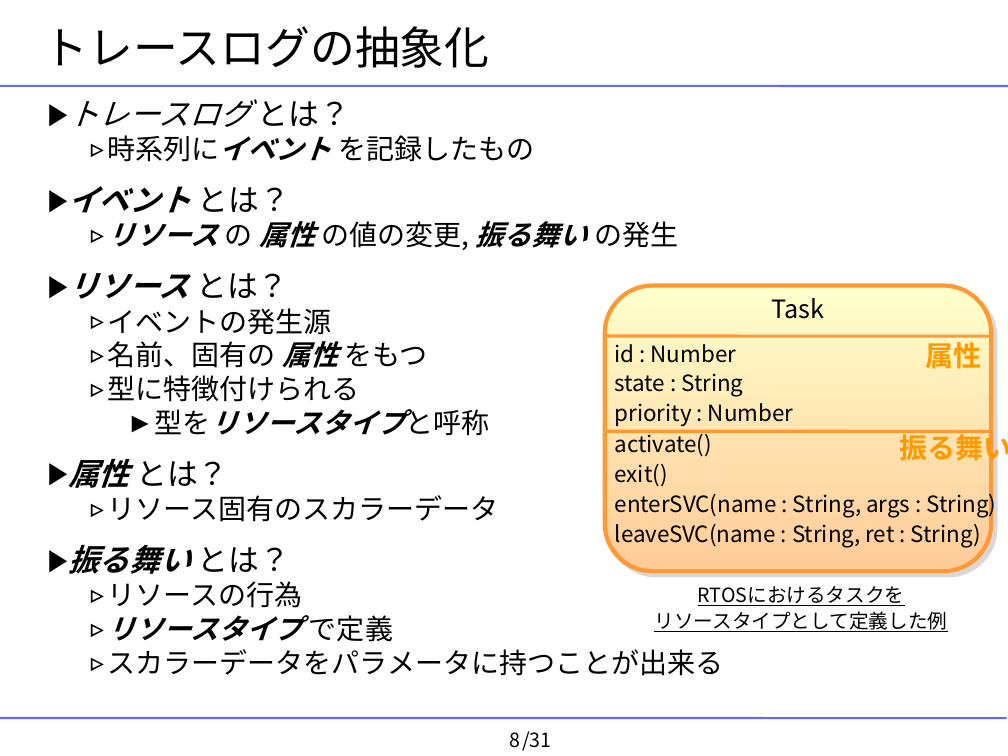
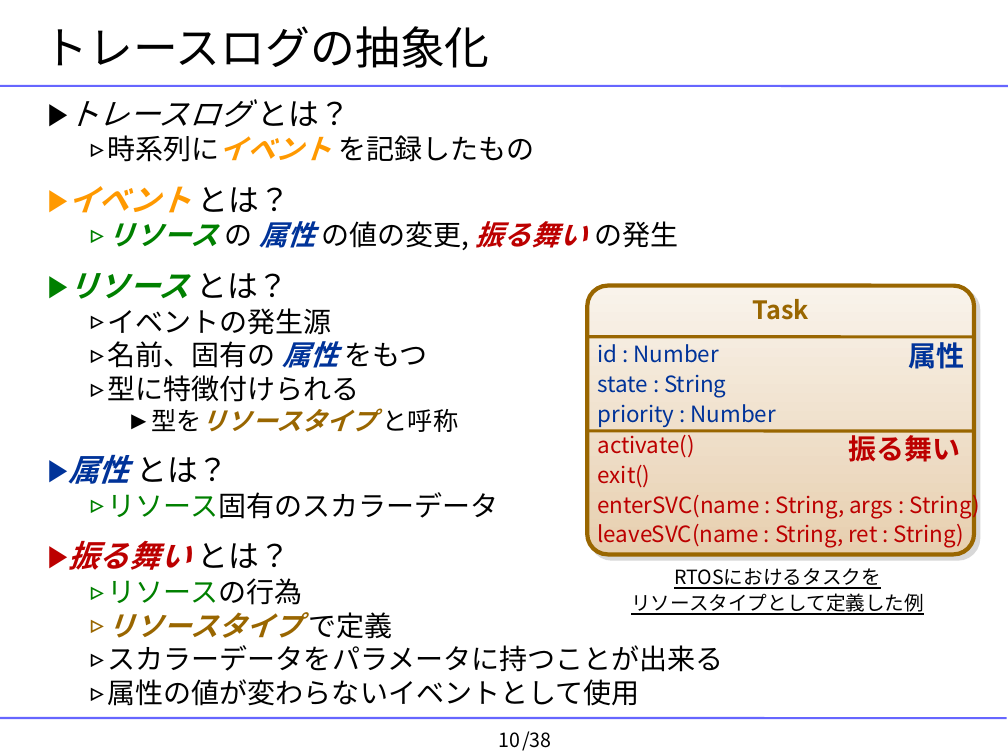
Before and after one commit to YixiaoLi/tlv4mc, a slide deck: slide 10 of doc/masterThesis/2008/goto/goto-thesis-slide.ppt (slide 8 before the commit). Drawn at 1008x756 pixels with LibreOffice and Linux fonts; fonts in the diff are those of the drawing; background and template pictures are left out. Boxes give left, top, right and bottom in pixels: in the first picture for what was removed or moved away, otherwise in the second. Text is boxed around its words. In the diff, an @@ line names an element or a change of style, - is before the commit and + after.

```diff
--- a/doc/masterThesis/2008/goto/goto-thesis-slide.ppt
+++ b/doc/masterThesis/2008/goto/goto-thesis-slide.ppt
@@ text at box(68, 135, 678, 639): text colour #000000 to #FF9900 in "時系列にイベント", "イベント"; text colour #000000 to #008000 in "リソース", "リソース", "リソース固有のスカラーデータ", "リソースの行為"; text colour #000000 to #003399 in "属性", "属性", "属性"; text colour #000000 to #BC0000 in "振る舞い", "振る舞い"; text colour #000000 to #996600 in "リソースタイプ"; bullet colour #000000 to #FF9900; bullet colour #000000 to #008000; bullet colour #000000 to #003399; bullet colour #000000 to #BC0000; bullet colour #000000 to #996600 @@
@@ text "Task" at box(753, 299, 809, 320): text colour #000000 to #996600, bold on @@
@@ rounded rectangle: place and size @@
-rounded rectangle at box(605, 285, 991, 571)
+rounded rectangle at box(588, 285, 975, 554)
@@ rounded rectangle at box(588, 285, 975, 554): fill gradient #FFFFCC to #FFCC99 to gradient #F9F3EB to #E7CFAF; outline #FF9933 3 pt to #996600 3 pt; proportions changed @@
@@ text "id : Number" at box(598, 344, 776, 427): text colour #000000 to #003399 @@
@@ line (588, 337) - (974, 337): stroke #FF9933 2.24 pt to #996600 2.24 pt @@
@@ text "属性" at box(908, 338, 964, 369): text colour #FF9900 to #003399 @@
@@ text at box(151, 409, 459, 432): text changed; size 20 to 18 pt; text colour #000000 to #996600 @@
-    ► 型をリソースタイプと呼称
+    ► 型をリソースタイプ と呼称
@@ 4 texts, 2 lines: place and size @@
-4 texts, 2 lines at box(605, 298, 996, 547)
+4 texts, 2 lines at box(588, 299, 980, 548)
@@ text "activate()" at box(598, 431, 980, 548): text colour #000000 to #BC0000 @@
@@ line (588, 430) - (974, 431): stroke #FF9933 2.24 pt to #996600 2.24 pt @@
@@ text "振る舞い": place and size @@
-text "振る舞い" at box(899, 430, 1008, 466)
+text "振る舞い" at box(849, 431, 961, 462)
@@ text "振る舞い" at box(849, 431, 961, 462): text colour #FF9900 to #BC0000 @@
@@ text "RTOSにおけるタスクを": place and size @@
-text "RTOSにおけるタスクを" at box(654, 586, 947, 632)
+text "RTOSにおけるタスクを" at box(631, 568, 924, 615)
@@ text at box(108, 679, 640, 706): paragraph added @@
+  ▹ 属性の値が変わらないイベントとして使用
@@ page number at box(499, 732, 521, 748): text changed @@
-8
+10
@@ text at box(522, 731, 551, 751): text changed @@
-/31
+/38
```
Also in this commit, not shown: 20 other slides changed, 18 slides added, 11 slides removed, 19 other files.
